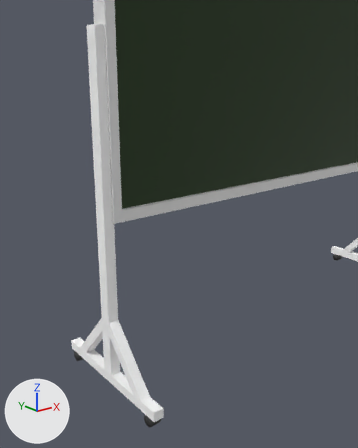
The FBX model Assets/Models/ChalkBoard.fbx as it was, and as the next commit left it.
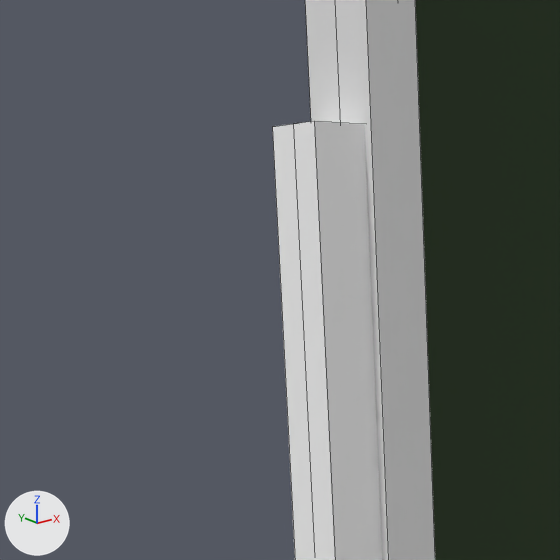
Old and new are each drawn from a 50 mm camera at (-4.097, -3.384, -0.066) aimed at (-1.714, -0.405, -1.257) and again close up on the part from 9% to 40% of the width and 0% to 25% of the height. Lighting does not change. The marker at lower left points along +X, +Y and +Z. The close-ups show mesh edges as thin lines.

The first close-up shows 'ChalkBoard', 'Chalk_Leg_L'.
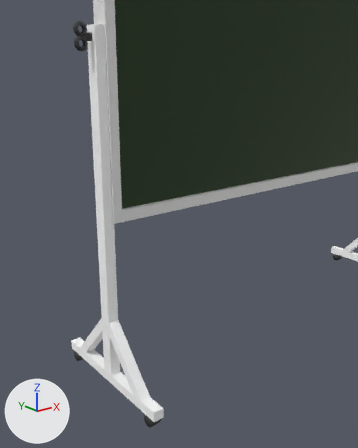
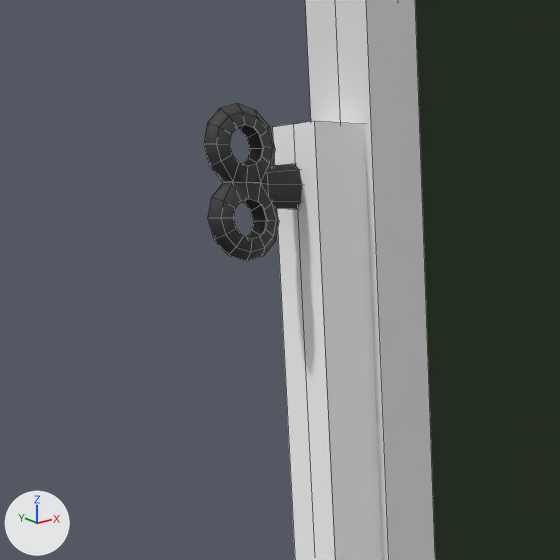
What differs and where, as boxes (x1, y1, x2, y2) in the close-ups (560 x 560 px):
'Chalk_Leg_L', reshaped: before (273, 121, 382, 560); after (204, 103, 382, 560)
part 1 of me_cube_004, added (black): after (204, 103, 279, 261)
part 2 of me_cube_004, added (black): after (267, 163, 302, 209)

The change in detail:
me_cube_004 is used by ob_chalk_leg_l; location (-2.203, -0.005, 0.143).
me_cube_004 had 114 vertices, 84 faces and spanned x 0.0..0.09, y -0.7..0.7, z -2.97..0.09.
me_cube_004 now has 247 vertices, 188 faces and spans x -0.14..0.09, y -0.7..0.7, z -2.97..0.11.
me_cube_004 part 1: a new loose piece of 117 vertices spanning x -0.14..-0.03, y -0.02..0.02, z -0.09..0.11, in mat_material_003 (black #363636).
me_cube_004 part 2: a new loose piece of 16 vertices spanning x -0.05..0.02, y -0.02..0.02, z -0.02..0.04, in mat_material_003 (black #363636).
